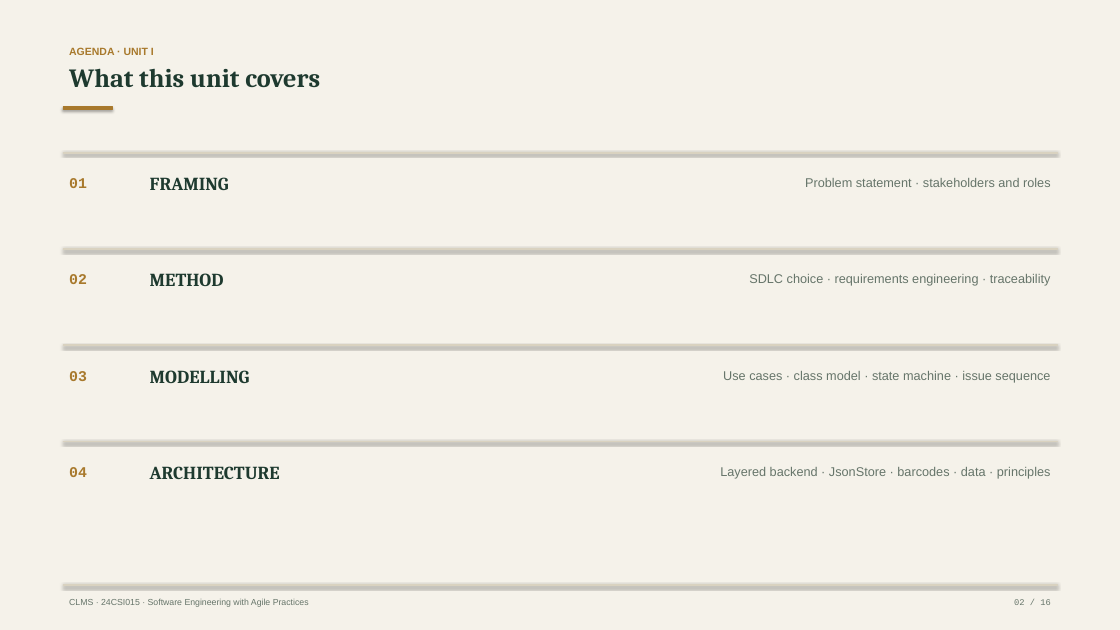
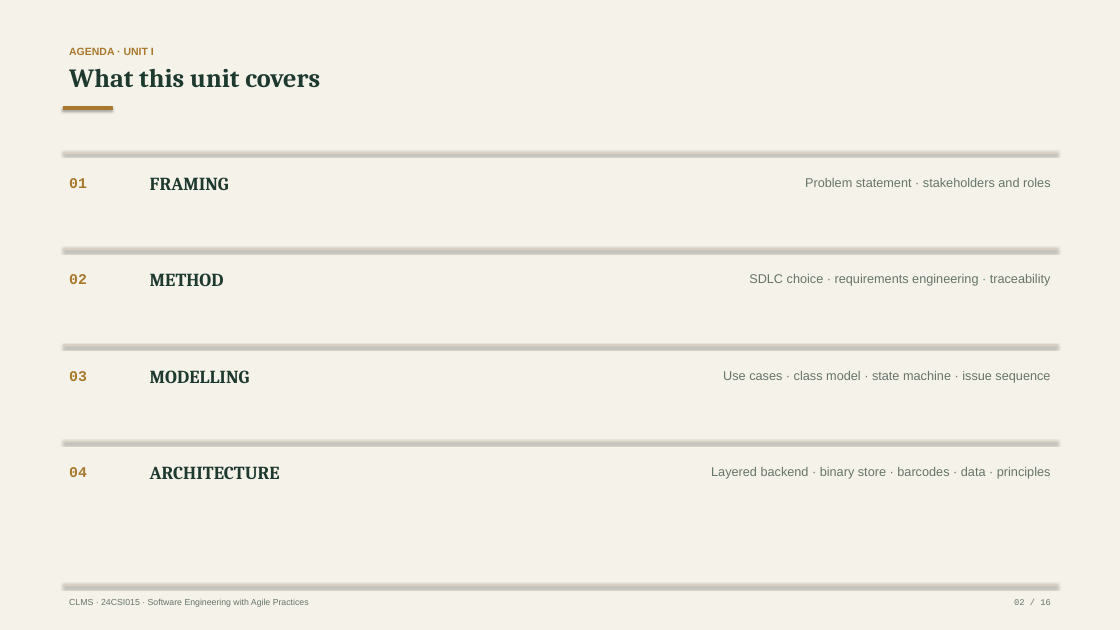
Before and after one commit to nidhish28guhan-netizen/kct-library, a slide deck: slide 2 of presentation/unit-1/CLMS-Unit-1-SE-Fundamentals-and-Design.pptx. Drawn at 1120x630 pixels with LibreOffice and Linux fonts; fonts in the diff are those of the drawing. Boxes give left, top, right and bottom in pixels: in the first picture for what was removed or moved away, otherwise in the second. Text is boxed around its words. In the diff, an @@ line names an element or a change of style, - is before the commit and + after.

Commit message:
docs: sync all evidence to binary-store build — re-measured metrics
Unit I §4.3 rewritten as the binary-file persistence decision (CDB1
header, MessagePack+deflate payload, CRC32-on-read, one-time JSON
migration). All counts re-measured, not edited: 123 tests (71 unit +
52 integration), 1,585 LOC / 321 fns, avg CC 2.15, coverage 82.38/66.61/
76.25/88.84 (store 92.12, routes 85.51). COCOMO recomputed on 1.585
KLOC (3.89 PM, 3.93-month schedule, 1.8x capacity ratio). Defect log
grows AUTH-001 (/auth/me principal-shape drift on refresh) and E2E-004
(.stat commit race) — both found and closed this round, with the
regression assertions named. Deck generators + exported PPTX rebuilt
from the corrected sources.

```diff
--- a/presentation/unit-1/CLMS-Unit-1-SE-Fundamentals-and-Design.pptx
+++ b/presentation/unit-1/CLMS-Unit-1-SE-Fundamentals-and-Design.pptx
@@ text at (x1=711, y1=467, x2=1051, y2=479): text changed @@
-Layered backend · JsonStore · barcodes · data · principles
+Layered backend · binary store · barcodes · data · principles
```
Also in this commit, not shown: 3 other slides changed, 22 other files.
